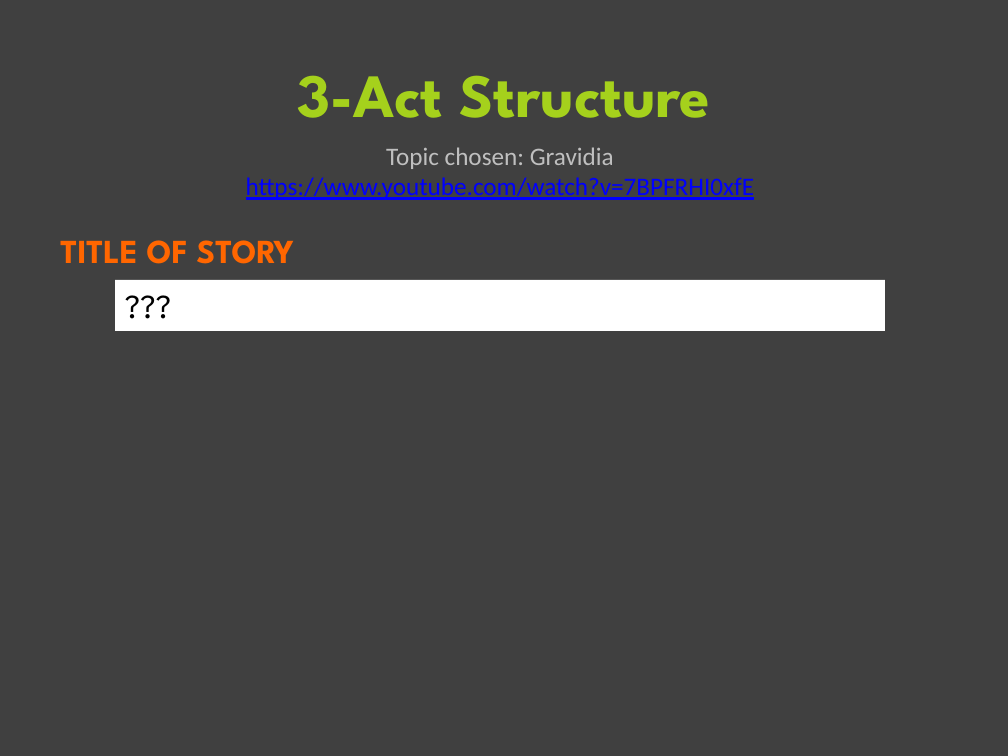
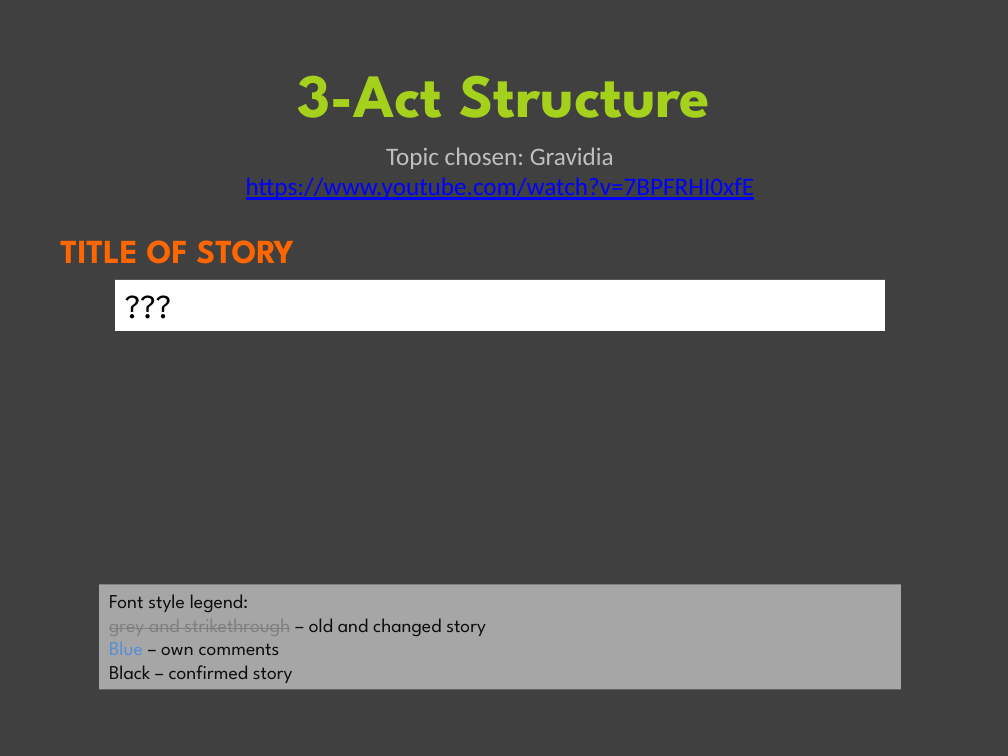
Before and after one commit to FMLneverlucky/2024-sem-1, a slide deck: slide 1 of story creation/assignment submission/DM1374_GSTORY_3-ActTemplate (submission).pptx. Drawn at 1008x756 pixels with LibreOffice and Linux fonts; fonts in the diff are those of the drawing; background and template pictures are left out. Boxes give left, top, right and bottom in pixels: in the first picture for what was removed or moved away, otherwise in the second. Text is boxed around its words. In the diff, an @@ line names an element or a change of style, - is before the commit and + after.

Commit message:
saving story creation progress + important msg
apparently today is meant to be iwp alpha build presentation :DDDD
guess who didnt touch anything ahahahahhahahah
anyways im dead BUT i can still post other milestone dates
milestone 1: proposal + pitch (overdue)
milestone 2: project progress (alpha build) + game design (overdue)
milestone 3: test plan + play test report + beta build (due wk 14)
milestone 4: final presentation + tdd + gdd + final build + source code (due wk 17, ABSOLUTE DEADLINE)
reminder: ITS FUCKIN WEEK 8
and im still alive haha ::::)))))
how have i managed to survive until now
how did i even make it past pri n sec sch
i dont deserve to have made it this far with the quality of work i submit and the amount of late work
hahahahahahahahahahahahahahahahhah

```diff
--- a/story creation/assignment submission/DM1374_GSTORY_3-ActTemplate (submission).pptx
+++ b/story creation/assignment submission/DM1374_GSTORY_3-ActTemplate (submission).pptx
@@ rectangle added at box(99, 585, 900, 689), fill #A6A6A6, 14 pt, text #0D0D0D @@
+Font style legend:
+grey and strikethrough – old and changed story
+Blue – own comments
+Black – confirmed story
```
Also in this commit, not shown: 1 other slide changed, 2 slides added, 1 slide removed, 3 other files.
